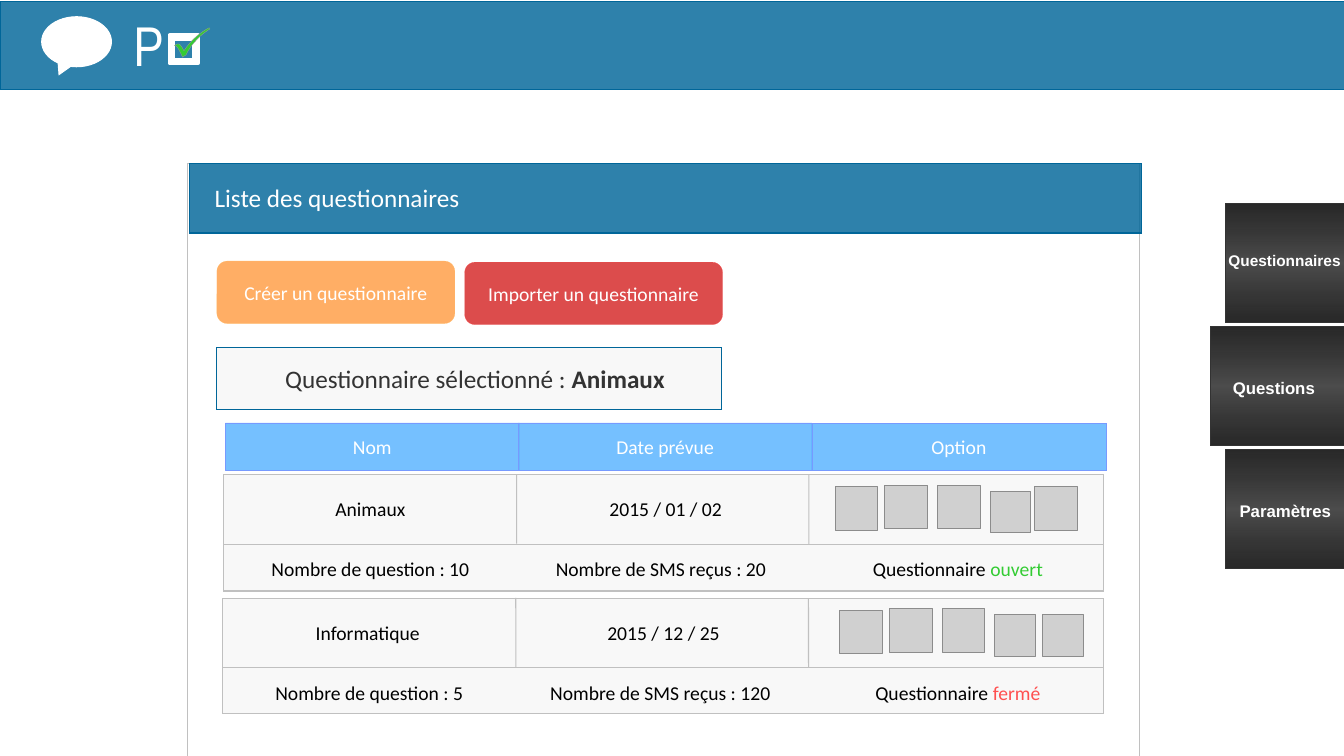
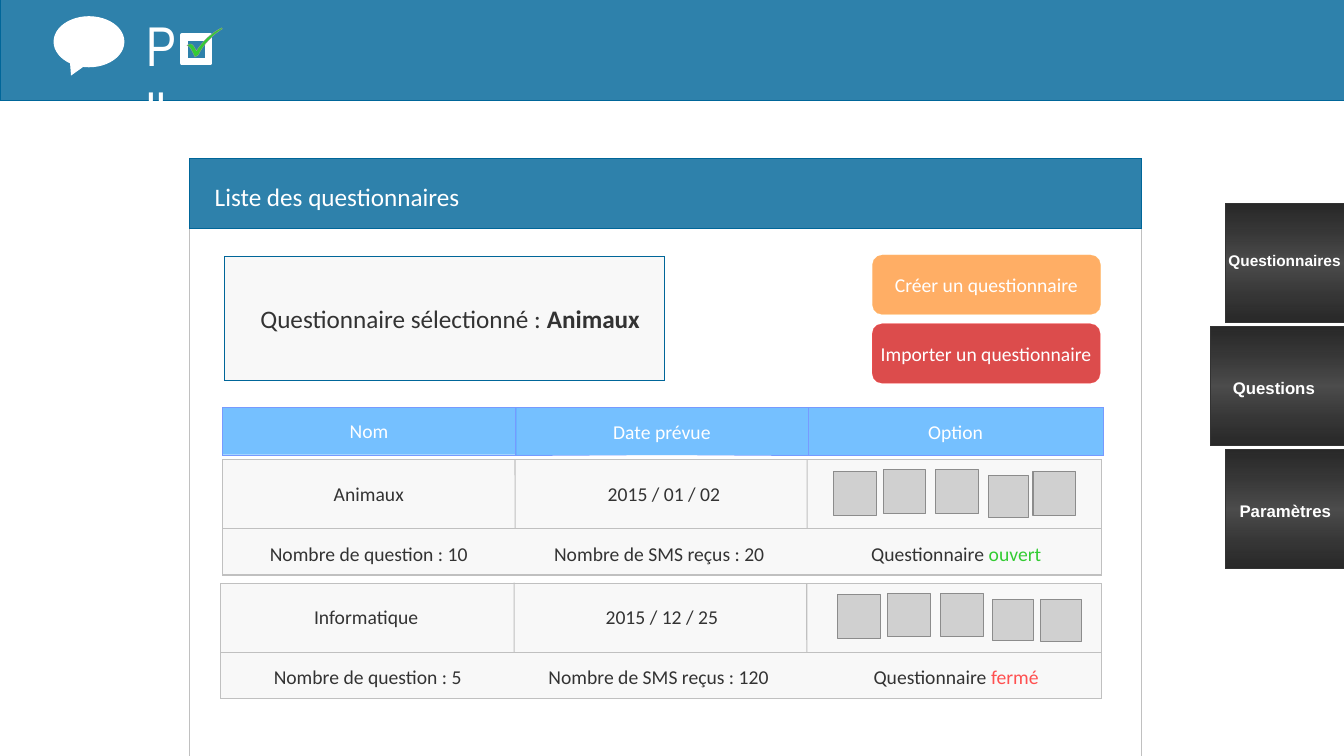
Before and after one commit to Airenn/Poll-Web, a slide deck: slide 1 of Poll-Web-master/maquette/maquette_page_questionnaire.ppt. Drawn at 1344x756 pixels with LibreOffice and Linux fonts; fonts in the diff are those of the drawing; grey boxes stand for pictures; background and template pictures are left out. Boxes give left, top, right and bottom in pixels: in the first picture for what was removed or moved away, otherwise in the second. Text is boxed around its words. In the diff, an @@ line names an element or a change of style, - is before the commit and + after.

```diff
--- a/Poll-Web-master/maquette/maquette_page_questionnaire.ppt
+++ b/Poll-Web-master/maquette/maquette_page_questionnaire.ppt
@@ rectangle: place and size @@
-rectangle at bbox=[0, 1, 1344, 90]
+rectangle at bbox=[0, 0, 1344, 101]
@@ speech bubble: place and size @@
-speech bubble at bbox=[41, 17, 111, 68]
+speech bubble at bbox=[54, 17, 124, 68]
@@ text "P ll" rewrapped from bbox=[133, 27, 164, 90] to bbox=[146, 27, 177, 101] @@
@@ freeform shape: place and size @@
-freeform shape at bbox=[174, 28, 210, 57]
+freeform shape at bbox=[186, 28, 222, 57]
@@ freeform shape: place and size @@
-freeform shape at bbox=[169, 35, 197, 63]
+freeform shape at bbox=[182, 35, 211, 63]
@@ rectangle: place and size @@
-rectangle at bbox=[187, 163, 1139, 756]
+rectangle at bbox=[189, 158, 1141, 756]
@@ rectangle: place and size @@
-rectangle at bbox=[189, 163, 1141, 233]
+rectangle at bbox=[189, 159, 1141, 229]
@@ rectangle "Questionnaire sélectionné : Animaux": place and size @@
-rectangle "Questionnaire sélectionné : Animaux" at bbox=[217, 348, 722, 410]
+rectangle "Questionnaire sélectionné : Animaux" at bbox=[225, 257, 665, 381]
@@ rounded rectangle "Créer un questionnaire": place and size @@
-rounded rectangle "Créer un questionnaire" at bbox=[464, 262, 722, 324]
+rounded rectangle "Créer un questionnaire" at bbox=[872, 255, 1100, 314]
@@ rounded rectangle "Créer un questionnaire" at bbox=[872, 255, 1100, 314]: fill #CE0000 at 70% opacity to #FFAE65; outline #FF4F4F 0.11 pt to #FFC06D 0.11 pt @@
@@ text in rounded rectangle at bbox=[895, 278, 1078, 295]: text changed @@
-Importer un questionnaire
+Créer un questionnaire
@@ rounded rectangle "Importer un questionnaire": place and size @@
-rounded rectangle "Importer un questionnaire" at bbox=[217, 261, 454, 323]
+rounded rectangle "Importer un questionnaire" at bbox=[871, 323, 1099, 383]
@@ rounded rectangle "Importer un questionnaire" at bbox=[871, 323, 1099, 383]: fill #FFAE65 to #CE0000 at 70% opacity; outline #FFC06D 0.11 pt to #FF4F4F 0.11 pt @@
@@ text in rounded rectangle at bbox=[881, 347, 1091, 364]: text changed @@
-Créer un questionnaire
+Importer un questionnaire
@@ 3 rectangles: place and size @@
-3 rectangles at bbox=[226, 422, 1105, 471]
+3 rectangles at bbox=[222, 407, 1102, 454]
@@ rectangle removed at bbox=[224, 477, 1103, 546] @@
@@ line moved from (517, 476) - (517, 545) to (515, 458) - (515, 528) @@
@@ line removed from (517, 475) to (517, 543) @@
@@ line moved from (809, 477) - (809, 545) to (807, 459) - (807, 528) @@
@@ line removed from (809, 475) to (809, 544) @@
@@ picture at bbox=[833, 471, 876, 515]: rotation 90 to 0 degrees @@
@@ picture: place and size @@
-picture at bbox=[942, 609, 985, 652]
+picture at bbox=[883, 469, 925, 514]
@@ text colour #000000 to #333333 in 8 elements at bbox=[314, 610, 418, 627], bbox=[608, 488, 720, 501], bbox=[334, 487, 404, 501], bbox=[274, 670, 462, 687], bbox=[548, 670, 769, 688], bbox=[270, 547, 468, 564], bbox=[606, 611, 718, 624], bbox=[554, 547, 764, 565] @@
@@ text "Questionnaire ouvert" at bbox=[871, 547, 1041, 564]: text colour #000000 to #333333 in "Questionnaire" @@
@@ rectangle removed at bbox=[224, 545, 1103, 591] @@
@@ 10 texts, 6 pictures, 4 rectangles, 2 lines: place and size @@
-10 texts, 6 pictures, 4 rectangles, 2 lines at bbox=[223, 475, 1103, 714]
+10 texts, 6 pictures, 4 rectangles, 2 lines at bbox=[221, 459, 1101, 698]
@@ picture: place and size @@
-picture at bbox=[885, 485, 927, 528]
+picture at bbox=[940, 593, 983, 637]
@@ picture at bbox=[992, 599, 1032, 640]: rotation 0 to 90 degrees @@
@@ text "Questionnaire fermé" at bbox=[874, 670, 1039, 687]: text colour #000000 to #333333 in "Questionnaire" @@
```
Also in this commit, not shown: 1 slide removed, 2 other files.
